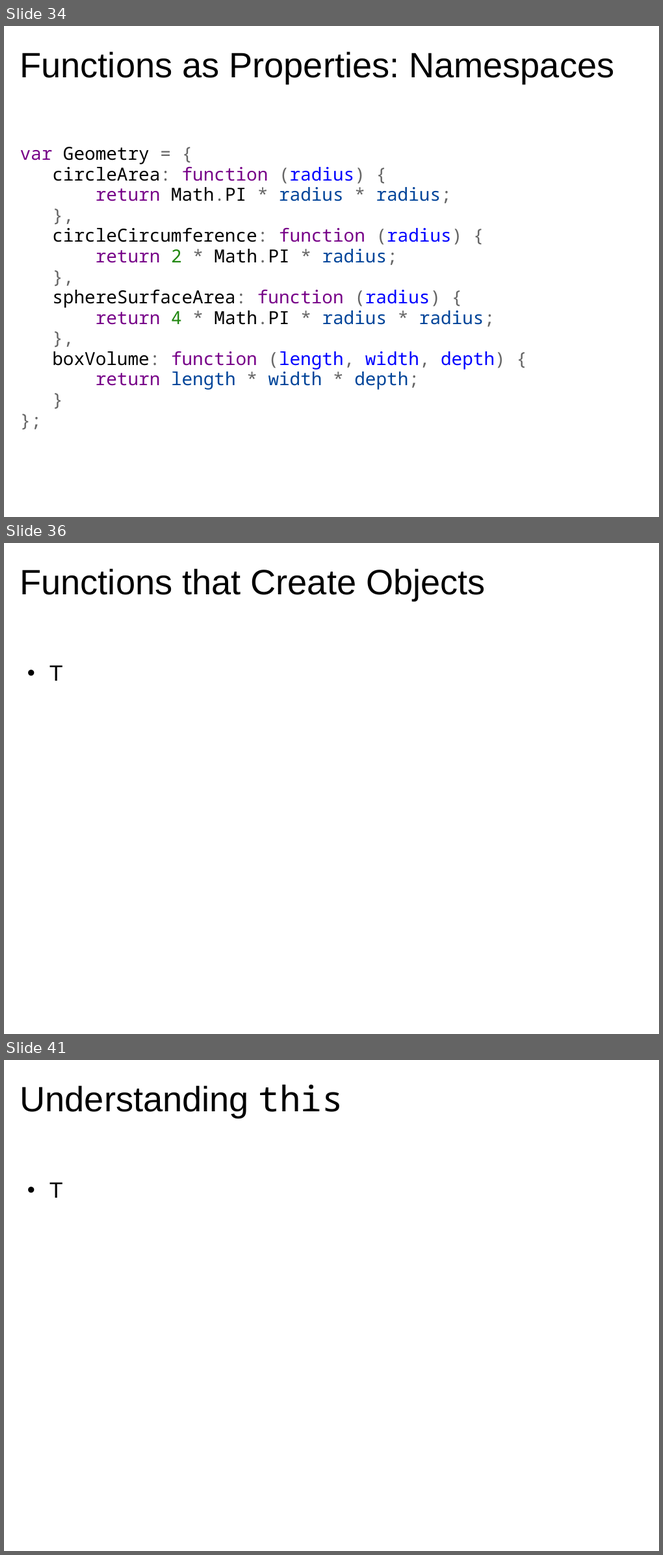
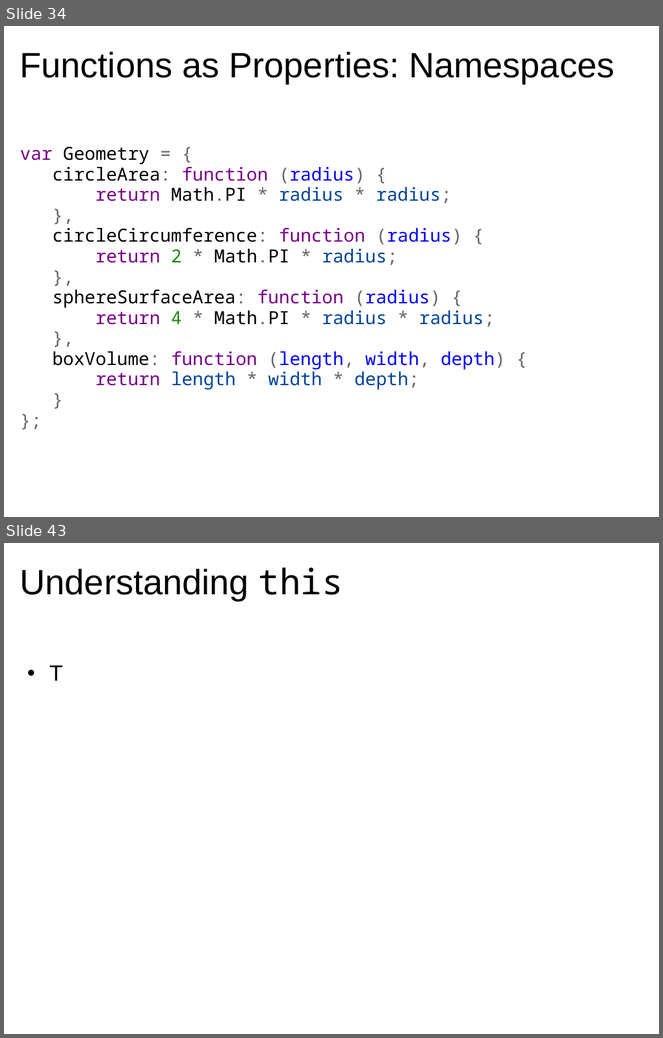
Before and after one commit to dondi/javascript-book, a slide deck: presentations/Chapter_5_Presentation.ppt. Shown one above the other, each under a label of ours: slides 34, 36 and 41 before the commit, slides 34 and 43 after it; the slides between them are not shown. The pictures are 663x1555 and 663x1038 pixels, drawn with LibreOffice and Linux fonts; fonts in the diff are those of the drawing; background and template pictures are left out. Boxes give left, top, right and bottom in pixels: in the first picture for what was removed or moved away, otherwise in the second. Text is boxed around its words. In the diff, an @@ line names an element or a change of style, - is before the commit and + after.

```diff
--- a/presentations/Chapter_5_Presentation.ppt
+++ b/presentations/Chapter_5_Presentation.ppt
@@ slide 36 removed at <box>4,543,659,1034</box>, background picture (left out) @@
@@ title removed at <box>20,568,486,601</box> @@
-Functions that Create Objects
@@ text removed at <box>50,665,63,681</box> @@
-  • T
@@ what was slide 41 is now slide 43 @@
```
Also in this commit, not shown: 3 slides changed, 6 slides added, 3 other slides removed.
